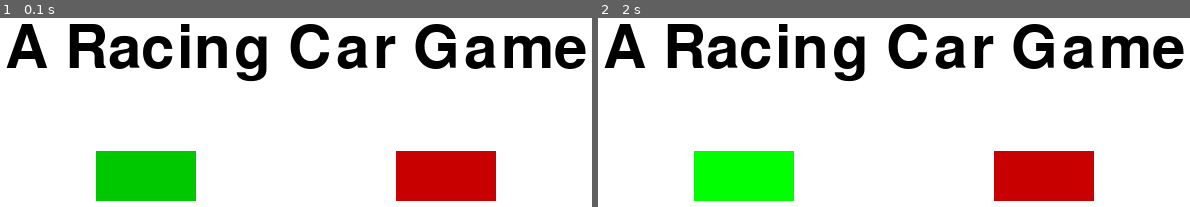
Above: before the commit, frames 1-2 (left to right).
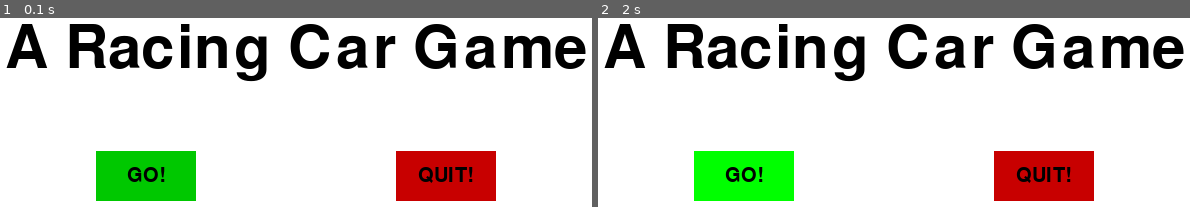
Above: after the commit, the same moments.

Repository: yan-ren/Pygame_playground
Game: pygame game, started from racing_car/racing.py
Same seed, same stepped clock (60 frames per second), same inputs: the game is played once before the commit and once after it.
Inputs (mouse positions are in pixels of both pictures, inside the frame that each line leads up to):
- Up to frame 1 (0.1 s): no input
- Up to frame 2 (2 s): click (746, 176) at 0.38 s, where only the run after the commit has a clickable "GO!"; hold Right 0.67-1.13 s; move the mouse to (1148, 35) at 0.7 s; click (746, 176) at 1.72 s, where only the run after the commit has a clickable "GO!"

The runs differ from the first frame. In frame 1, 0.7% of the frame differs, in the area x 21-80%, y 78-88%; in frame 2, 0.7%.

Commit message:
make button function and button text

Diff:
--- a/racing_car/racing.py
+++ b/racing_car/racing.py
@@ -52,6 +52,21 @@
     game_loop()
 
 
+def button(x, y, width, height, text, normal_color, hover_color):
+    mouse = pygame.mouse.get_pos()
+
+    if x < mouse[0] < x + width and y < mouse[1] < y + height:
+        pygame.draw.rect(display, hover_color, (x, y, width, height))
+    else:
+        pygame.draw.rect(display, normal_color, (x, y, width, height))
+
+    text_style = pygame.font.Font('freesansbold.ttf', 20)
+    text_surf = text_style.render(text, True, BLACK)
+    text_rect = text_surf.get_rect()
+    text_rect.center = (x + width / 2, y + height / 2)
+    display.blit(text_surf, text_rect)
+
+
 def start_menu():
     game_exit = False
     btn_width = 100
@@ -59,7 +74,6 @@
     start_btn_x = WINDOW_WIDTH / 4
     quit_btn_x = WINDOW_WIDTH - WINDOW_WIDTH / 4 - btn_width
     start_btn_y = quit_btn_y = WINDOW_HEIGHT / 6 * 4
-
 
     while not game_exit:
         # event handling
@@ -75,18 +89,8 @@
         text_rect = text_surf.get_rect()
         text_rect.center = (WINDOW_WIDTH / 2, WINDOW_HEIGHT / 2)
         display.blit(text_surf, text_rect)
-
-        mouse = pygame.mouse.get_pos()
-
-        if start_btn_x < mouse[0] < start_btn_x + btn_width and start_btn_y < mouse[1] < start_btn_y + btn_height:
-            pygame.draw.rect(display, GREEN, (start_btn_x, start_btn_y, btn_width, btn_height))
-        else:
-            pygame.draw.rect(display, DARK_GREEN, (start_btn_x, start_btn_y, btn_width, btn_height))
-
-        if quit_btn_x < mouse[0] < quit_btn_x + btn_width and quit_btn_y < mouse[1] < quit_btn_y + btn_height:
-            pygame.draw.rect(display, RED, (quit_btn_x, quit_btn_y, btn_width, btn_height))
-        else:
-            pygame.draw.rect(display, DARK_RED, (quit_btn_x, quit_btn_y, btn_width, btn_height))
+        button(start_btn_x, start_btn_y, btn_width, btn_height, "GO!", DARK_GREEN, GREEN)
+        button(quit_btn_x, quit_btn_y, btn_width, btn_height, "QUIT!", DARK_RED, RED)
 
         pygame.display.update()
 
